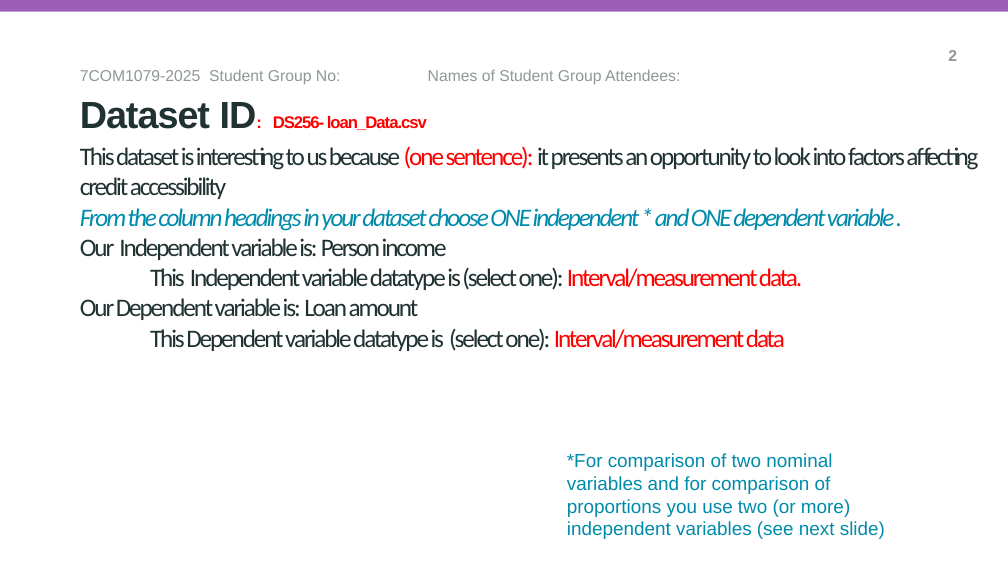
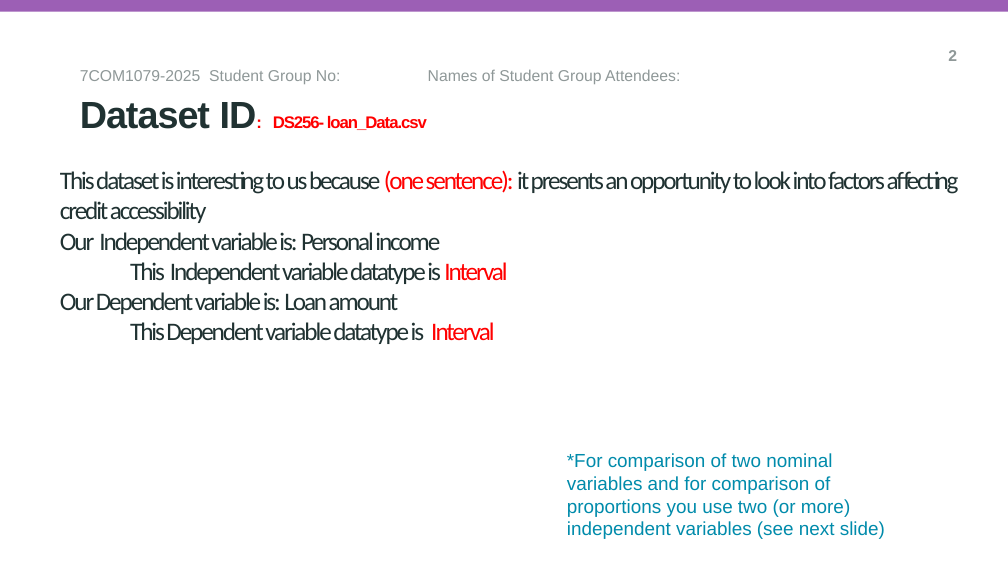
Before and after one commit to Killmonger501/GroupA5-LoanData-, a slide deck: slide 3 of reseach_question_presentation_template.pptx (slide 4 before the commit). Drawn at 1008x567 pixels with LibreOffice and Linux fonts; fonts in the diff are those of the drawing; background and template pictures are left out. Boxes give left, top, right and bottom in pixels: in the first picture for what was removed or moved away, otherwise in the second. Text is boxed around its words. In the diff, an @@ line names an element or a change of style, - is before the commit and + after.

```diff
--- a/reseach_question_presentation_template.pptx
+++ b/reseach_question_presentation_template.pptx
@@ title at [60,170,959,344]: text changed @@
-This dataset is interesting to us because (one sentence): it presents an opportunity to look into factors affecting credit accessibility
-From the column headings in your dataset choose ONE independent * and ONE dependent variable .
-Our Independent variable is: Person income
-This Independent variable datatype is (select one): Interval/measurement data.
-Our Dependent variable is: Loan amount
-This Dependent variable datatype is (select one): Interval/measurement data
+This dataset is interesting to us because (one sentence): it presents an opportunity to look into factors affecting credit accessibility
+Our Independent variable is: Personal income
+This Independent variable datatype is Interval
+Our Dependent variable is: Loan amount
+This Dependent variable datatype is Interval
```
Also in this commit, not shown: 2 other slides changed, 1 slide removed, 1 other file.
